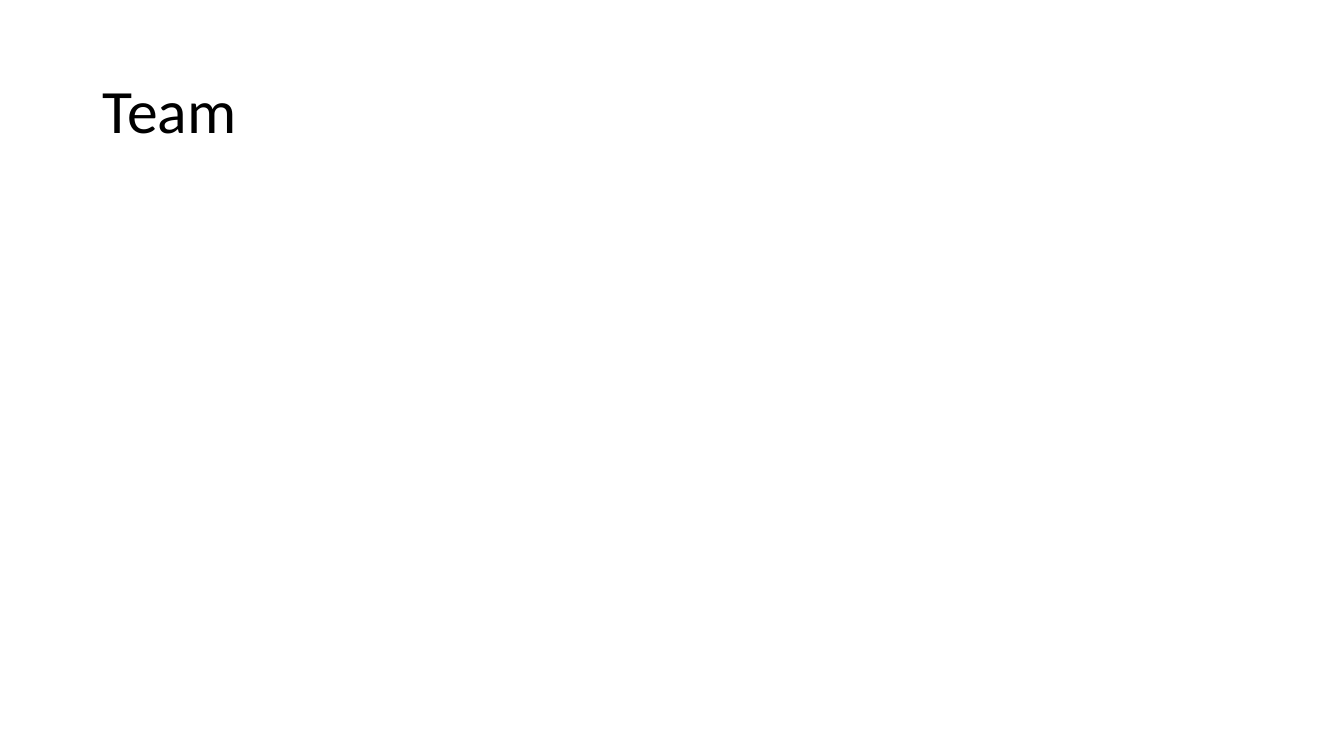
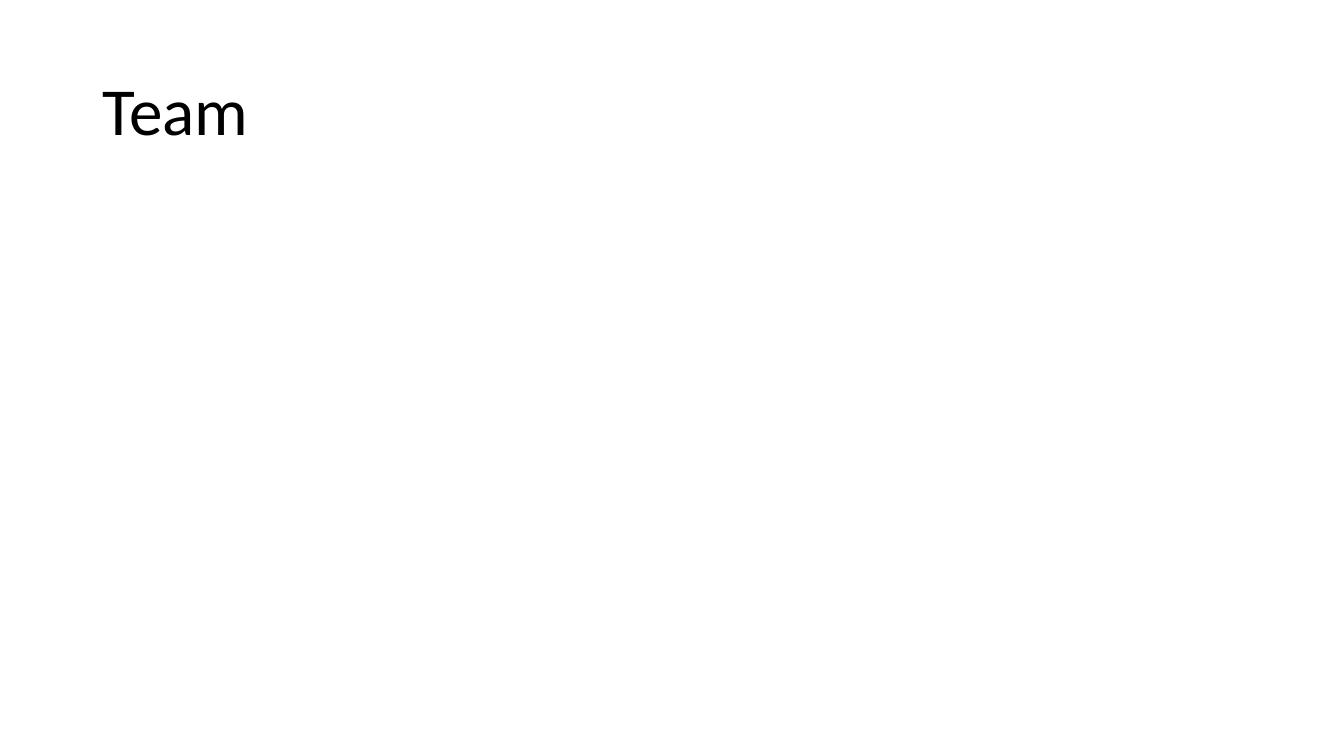
Before and after one commit to tarekayna/referengine, a slide deck: slide 9 of Documents/Investors/NWEN-FirstLook-2013-03.pptx (slide 8 before the commit). Drawn at 1344x756 pixels with LibreOffice and Linux fonts; fonts in the diff are those of the drawing. Boxes give left, top, right and bottom in pixels: in the first picture for what was removed or moved away, otherwise in the second. Text is boxed around its words. In the diff, an @@ line names an element or a change of style, - is before the commit and + after.

```diff
--- a/Documents/Investors/NWEN-FirstLook-2013-03.pptx
+++ b/Documents/Investors/NWEN-FirstLook-2013-03.pptx
@@ title "Team" at [102,92,248,136]: size 44 to 48 pt @@
```
Also in this commit, not shown: 7 other slides changed, 2 slides added, 3 slides removed.
